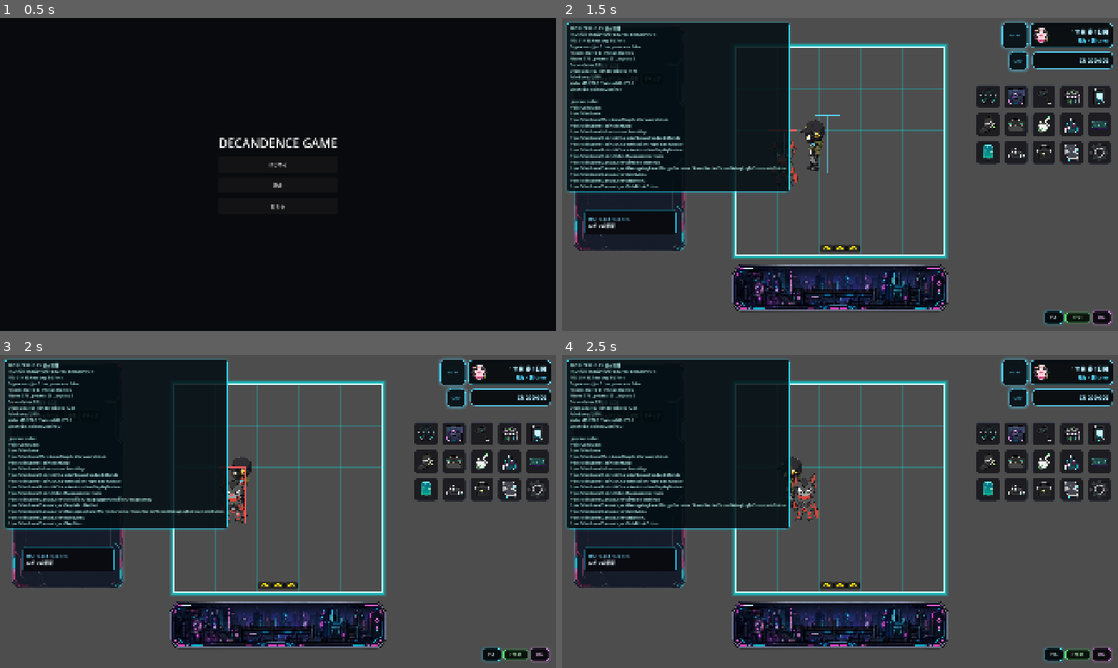
Above: before the commit, frames 1-4 (two rows, left to right).
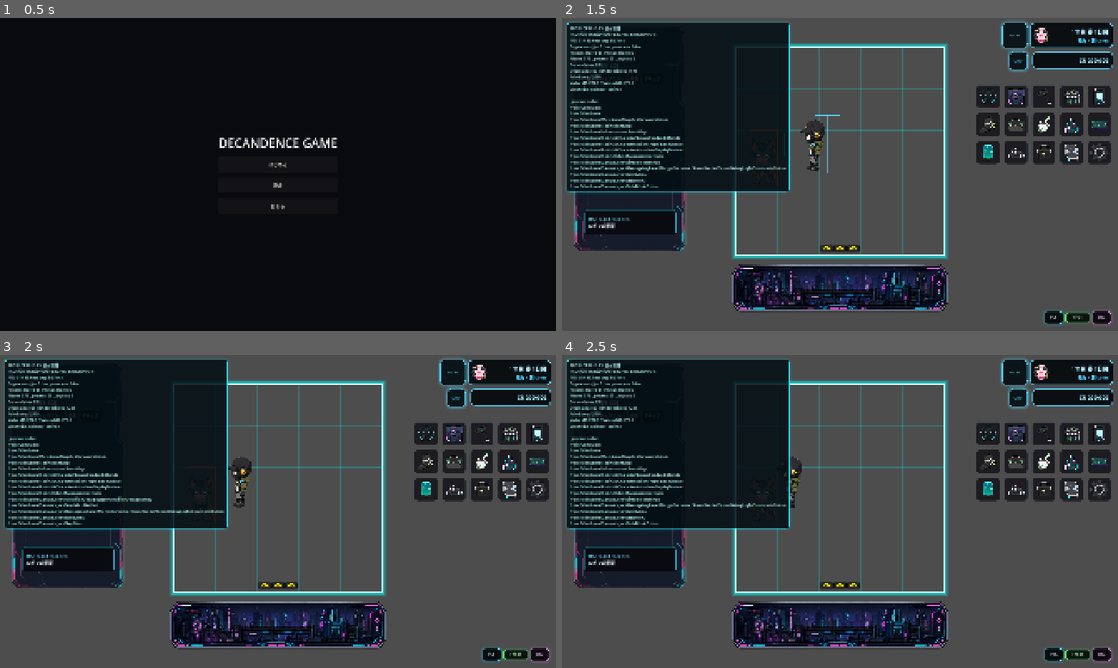
Above: after the commit, the same moments.

Repository: grimoire1089-coder/optimistic
Game: Godot game, scene res://Scenes/Boot/TitleScene.tscn
Same seed, same stepped clock (60 frames per second), same inputs: the game is played once before the commit and once after it. Sound files missing from this copy of the repository are replaced by a short silence.
Inputs:
- Up to frame 1 (0.5 s): no input
- Up to frame 2 (1.5 s): click "はじめる" at 0.5 s; click "POS" at 1.25 s
- Up to frame 3 (2 s): no input
- Up to frame 4 (2.5 s): click "POS-" at 2 s

Frame 1 is identical in both runs. In frame 2, 0.1% of the frame differs, in the area x 6-43%, y 10-54%; in frame 3, 0.4%, in the area x 6-45%, y 10-54%; in frame 4, 0.3%.
Error after the commit: Parse Error: Cannot infer the type of "candidate" variable because the value doesn't have a set type. (res://Scripts/Characters/Modules/AICharacterRandomWander…

Commit message:
Limit generic AI wander to one grid step

Diff:
--- a/Scripts/Characters/Modules/AICharacterRandomWanderModule.gd
+++ b/Scripts/Characters/Modules/AICharacterRandomWanderModule.gd
@@ -6,6 +6,7 @@
 @export var ai_actor_group_name: StringName = &"ai_character_actor"
 @export var use_shared_move_slot: bool = true
 @export var avoid_ai_character_grids: bool = true
+@export var limit_path_to_one_grid_step: bool = true
 
 
 func setup(body: Node2D) -> void:
@@ -35,6 +36,19 @@
 	if MoveSlot.is_other_actor_moving(_body, ai_actor_group_name):
 		return false
 	return MoveSlot.request_move(_body)
+
+
+func _pick_random_walkable_top_left_excluding(excluded_cell: Vector2i) -> Vector2i:
+	if not limit_path_to_one_grid_step:
+		return super._pick_random_walkable_top_left_excluding(excluded_cell)
+	var candidates: Array[Vector2i] = []
+	for direction in [Vector2i.DOWN, Vector2i.RIGHT, Vector2i.UP, Vector2i.LEFT]:
+		var candidate := excluded_cell + direction
+		if _is_actor_grid_area_walkable(candidate):
+			candidates.append(candidate)
+	if candidates.is_empty():
+		return INVALID_GRID_POSITION
+	return candidates[_rng.randi_range(0, candidates.size() - 1)]
 
 
 func _get_all_walkable_top_left_cells() -> Array[Vector2i]:
